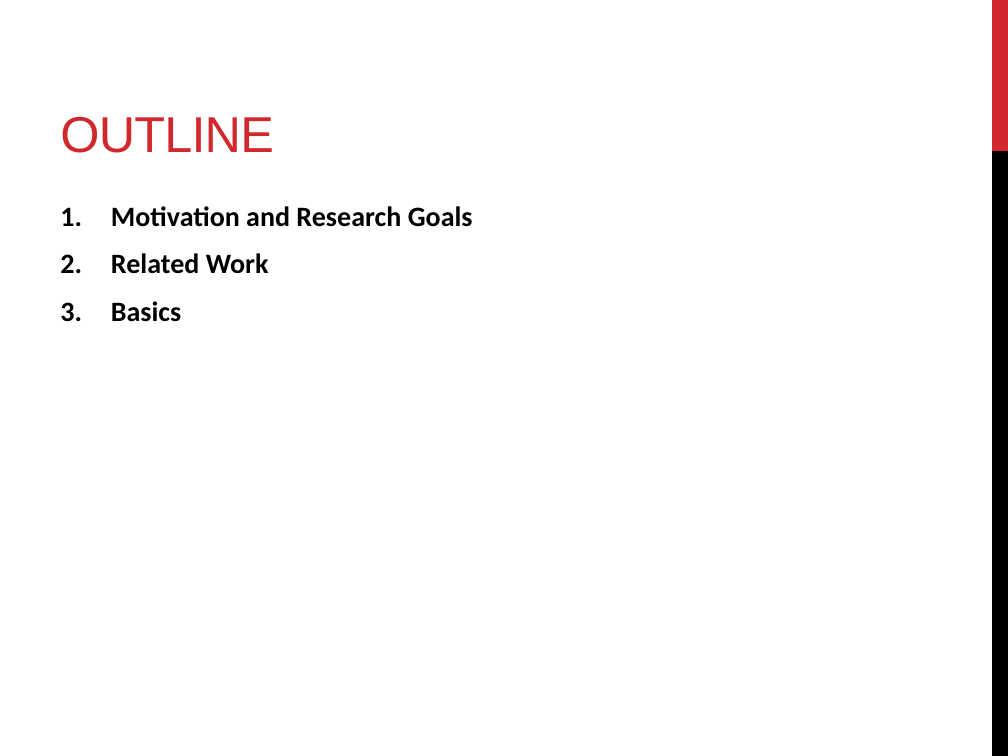
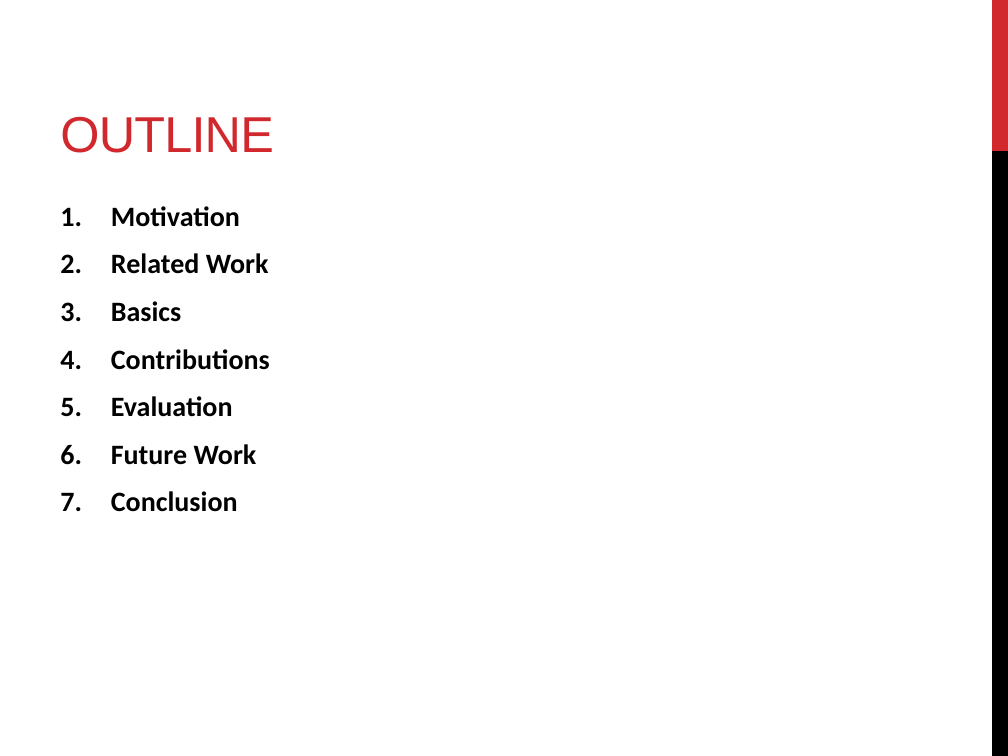
Before and after one commit to florianroesler/thesis_presentation, a slide deck: slide 2 of presentation.pptx. Drawn at 1008x756 pixels with LibreOffice and Linux fonts; fonts in the diff are those of the drawing. Boxes give left, top, right and bottom in pixels: in the first picture for what was removed or moved away, otherwise in the second. Text is boxed around its words. In the diff, an @@ line names an element or a change of style, - is before the commit and + after.

```diff
--- a/presentation.pptx
+++ b/presentation.pptx
@@ text at [111,206,240,227]: text changed @@
-1. Motivation and Research Goals
+1. Motivation
@@ text at [111,349,270,512]: paragraphs added @@
+4. Contributions
+5. Evaluation
+6. Future Work
+7. Conclusion
```
Also in this commit, not shown: 7 other slides changed, 9 slides added, 1 slide removed, 18 other files.
